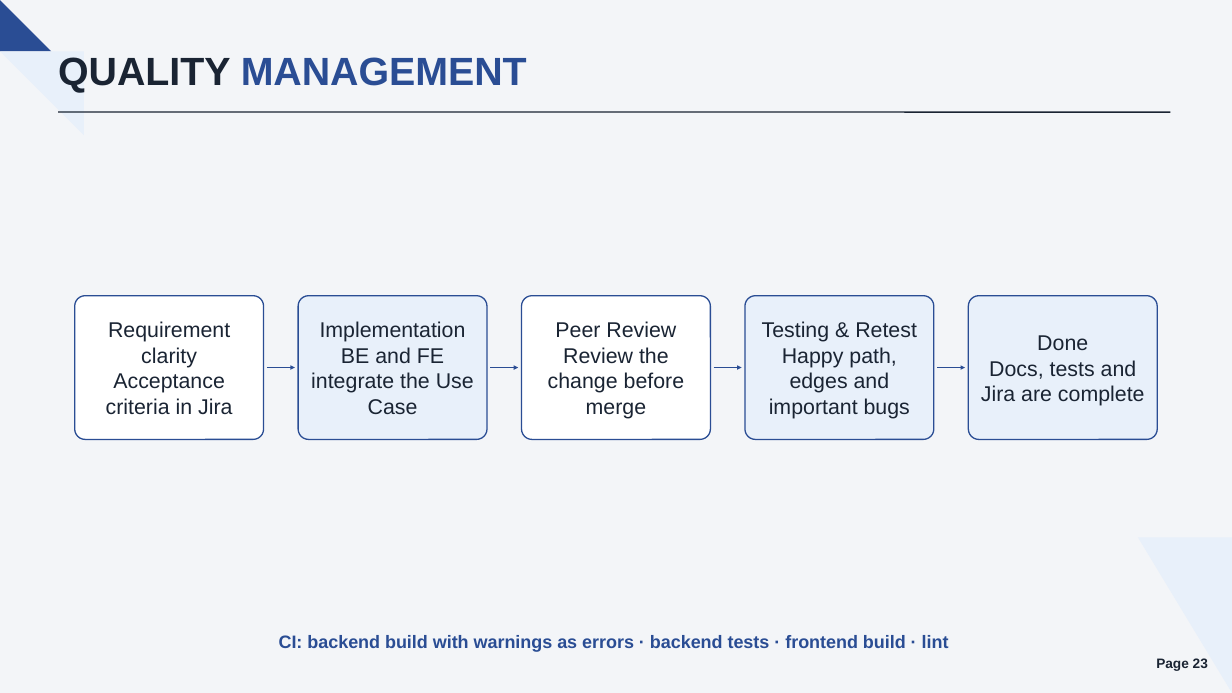
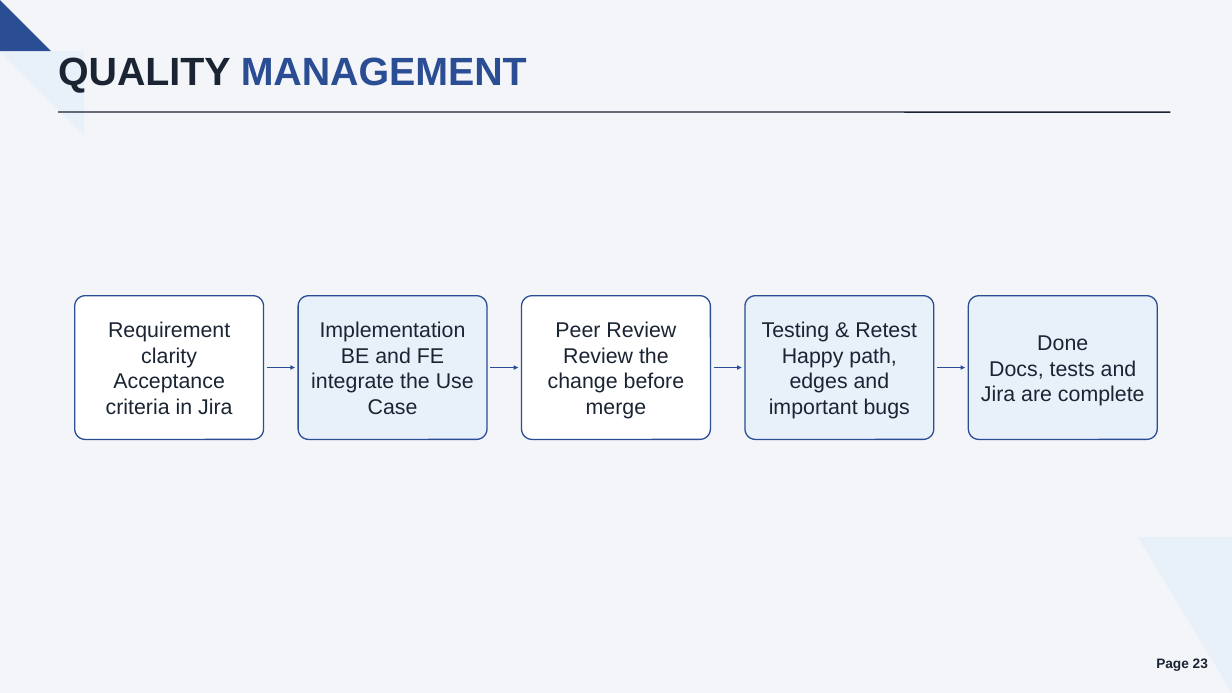
Before and after one commit to callmehai/FU-FA26-G116, a slide deck: slide 23 of docs/08-reports/source/TrustCabinet_Report.pptx. Drawn at 1232x693 pixels with LibreOffice and Linux fonts; fonts in the diff are those of the drawing. Boxes give left, top, right and bottom in pixels: in the first picture for what was removed or moved away, otherwise in the second. Text is boxed around its words. In the diff, an @@ line names an element or a change of style, - is before the commit and + after.

```diff
--- a/docs/08-reports/source/TrustCabinet_Report.pptx
+++ b/docs/08-reports/source/TrustCabinet_Report.pptx
@@ text removed at (x1=279, y1=635, x2=949, y2=652) @@
-CI: backend build with warnings as errors · backend tests · frontend build · lint
```
Also in this commit, not shown: 9 other slides changed, 38 other files.
